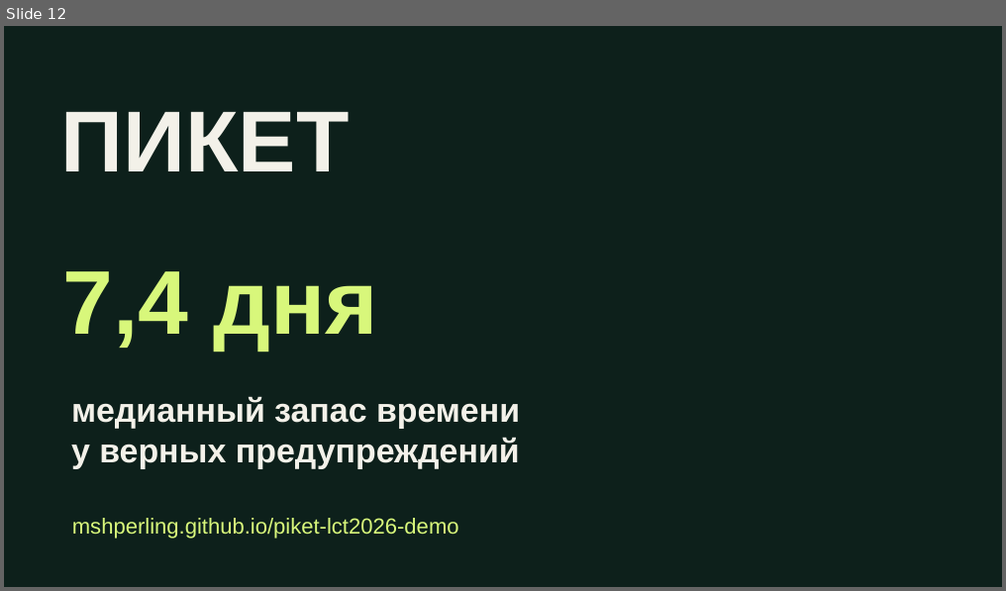
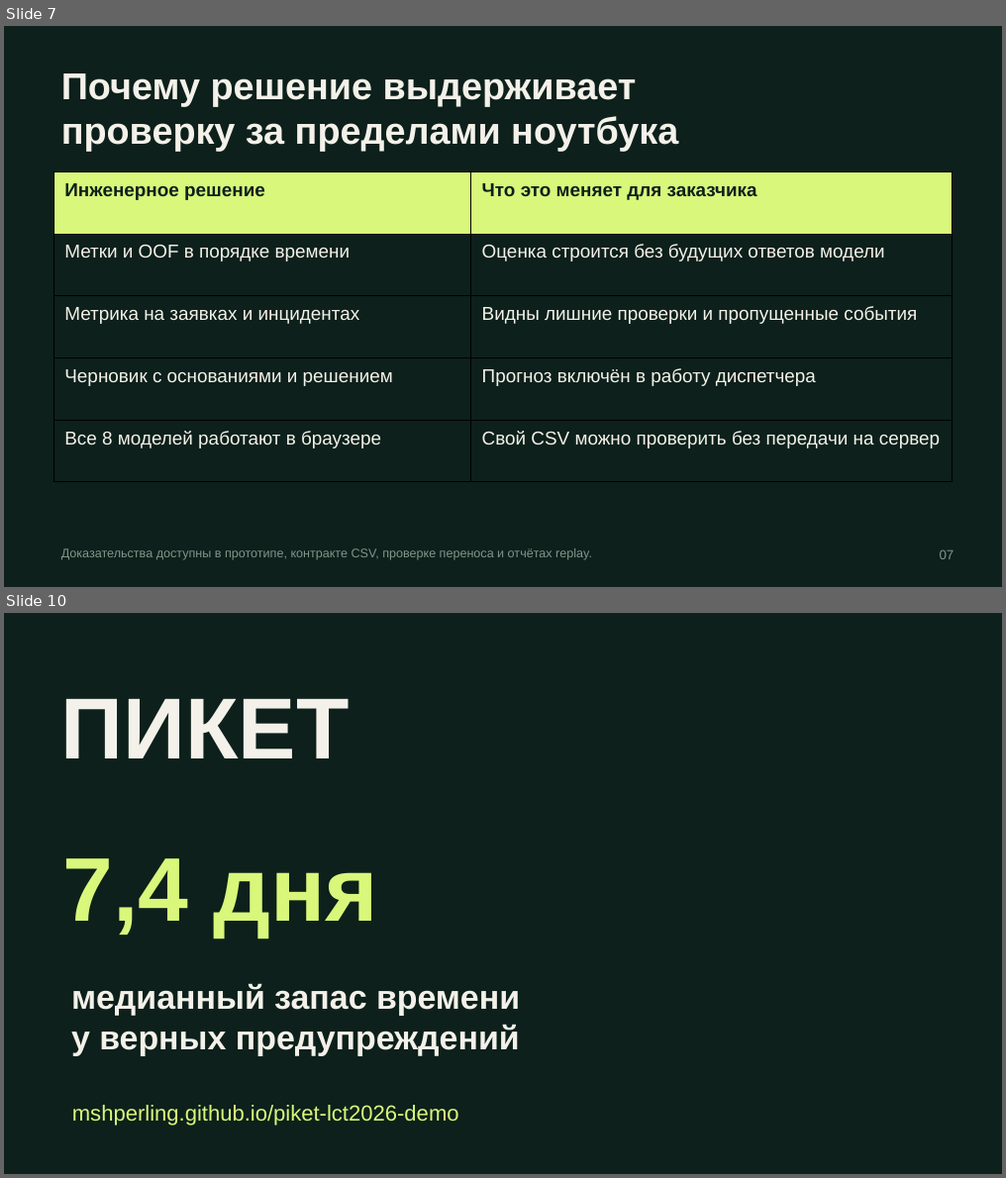
Before and after one commit to mshperling/piket-lct2026-demo, a slide deck: PIKET_LCT2026.pptx. Shown one above the other, each under a label of ours: slide 12 before the commit, slides 7 and 10 after it; the slides between them are not shown. The pictures are 1006x591 and 1006x1178 pixels, drawn with LibreOffice and Linux fonts; fonts in the diff are those of the drawing. Boxes give left, top, right and bottom in pixels: in the first picture for what was removed or moved away, otherwise in the second. Text is boxed around its words. In the diff, an @@ line names an element or a change of style, - is before the commit and + after.

```diff
--- a/PIKET_LCT2026.pptx
+++ b/PIKET_LCT2026.pptx
@@ slide 7 added at (x1=4, y1=26, x2=1002, y2=587), background #0D201B @@
@@ text added at (x1=61, y1=74, x2=678, y2=152), 36 pt, text #F3F1E9, bold @@
+Почему решение выдерживает
+проверку за пределами ноутбука
@@ table added at (x1=54, y1=172, x2=952, y2=482), 5 rows, 2 columns @@
+Инженерное решение | Что это меняет для заказчика
+Метки и OOF в порядке времени | Оценка строится без будущих ответов модели
+Метрика на заявках и инцидентах | Видны лишние проверки и пропущенные события
+Черновик с основаниями и решением | Прогноз включён в работу диспетчера
+Все 8 моделей работают в браузере | Свой CSV можно проверить без передачи на сервер
@@ text added at (x1=61, y1=549, x2=592, y2=561), 12 pt, text #82958A @@
+Доказательства доступны в прототипе, контракте CSV, проверке переноса и отчётах replay.
@@ text added at (x1=940, y1=550, x2=954, y2=560), 12.8 pt, text #82958A @@
+07
@@ what was slide 12 is now slide 10 @@
```
Also in this commit, not shown: 12 slides changed, 4 other slides added, 5 slides removed, 11 other files.
